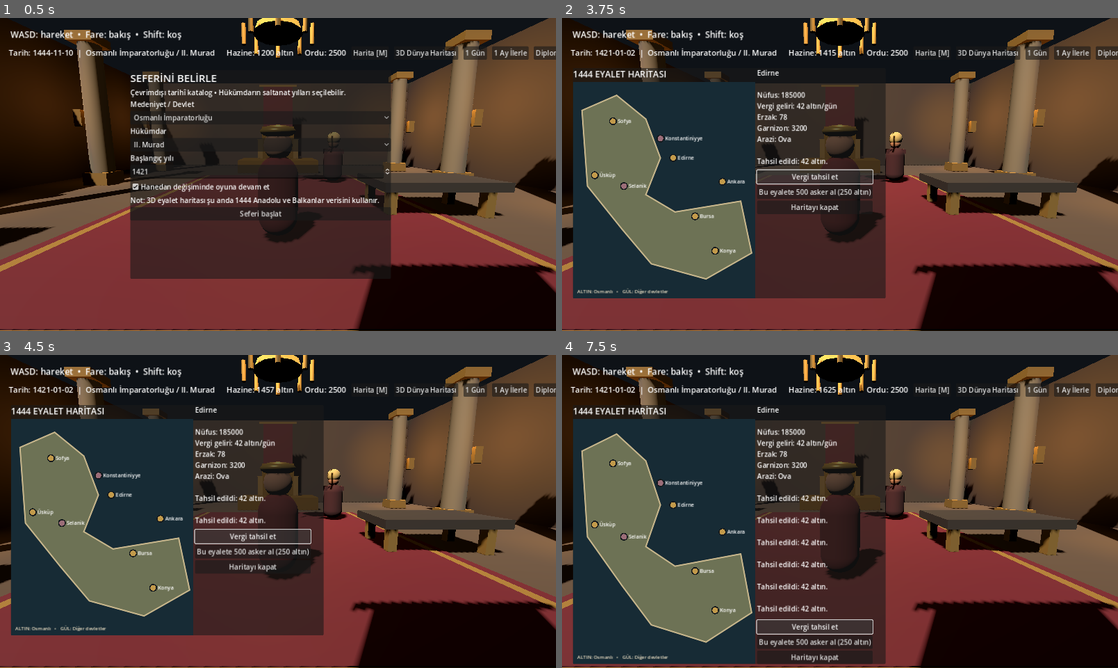
Above: before the commit, frames 1-4 (two rows, left to right).
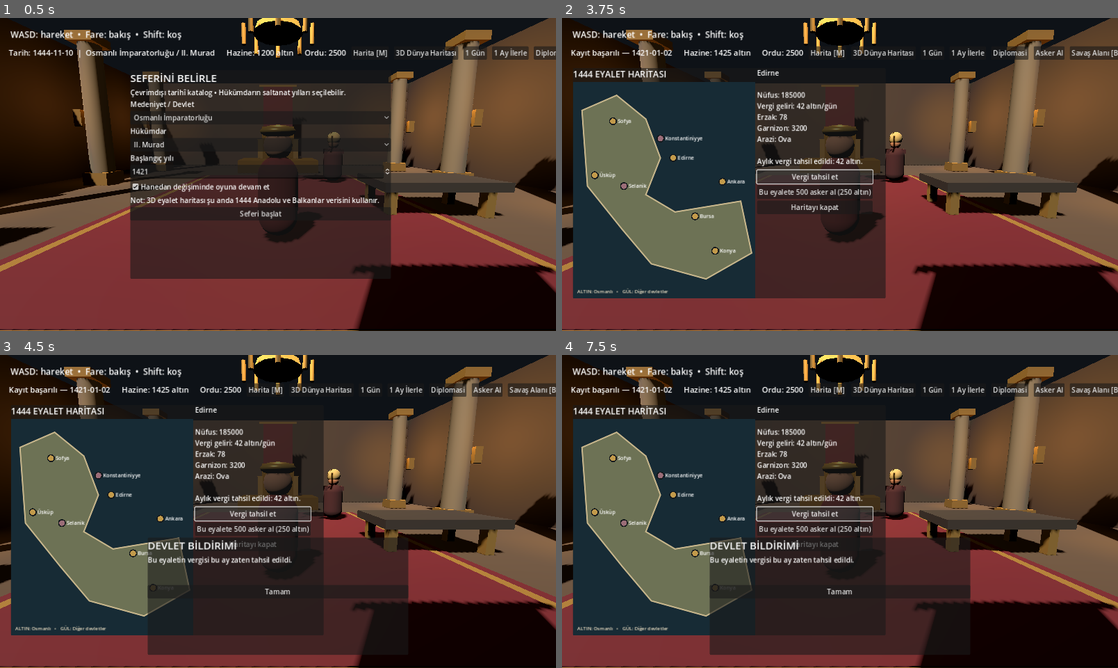
Above: after the commit, the same moments.

Repository: Yusuf-72/Chatgpt
Game: Godot game, scene res://scenes/palace.tscn
The game is run twice, just before and just after one commit, with the same random seed, the same clock (stepped at 60 frames per second) and the same inputs.
Inputs:
- Up to frame 1 (0.5 s): no input
- Up to frame 2 (3.75 s): click "1 Gün" at 0.5 s; click "Seferi başlat" at 1.25 s; click "1 Gün" at 2 s; click "Harita [M]" at 2.75 s; click "Vergi tahsil et" at 3.5 s
- Up to frame 3 (4.5 s): click "Vergi tahsil et" at 4.25 s
- Up to frame 4 (7.5 s): click "Vergi tahsil et" at 5 s; click "Vergi tahsil et" at 5.75 s; click "Vergi tahsil et" at 6.5 s; click "Vergi tahsil et" at 7.25 s

Frame 1 is identical in both runs. In frame 2, 1.7% of the frame differs, in the area x 1-100%, y 8-48%; in frame 3, 15%; in frame 4, 22%, in the area x 1-100%, y 8-99%.

Commit message:
Prevent repeated tax collection and make daily income realm-aware

Diff:
--- a/godot/scripts/palace_manager.gd
+++ b/godot/scripts/palace_manager.gd
@@ -314,7 +314,8 @@
 		"ended": false,
 		"battles_won": 0,
 		"battles_lost": 0,
-		"sieges_won": 0
+		"sieges_won": 0,
+		"tax_collected": {}
 	}
 	panel.visible = false
 	if succession_panel:
@@ -546,10 +547,28 @@
 func _collect_tax() -> void:
 	if selected_province.is_empty():
 		return
+	var realm_id := str(SaveManager.campaign.get("realm_id", "ottoman"))
+	if str(selected_province.get("realm", "")) != realm_id:
+		_show_notice("Bu eyalet senin devletine bağlı değil. Vergi tahsil edemezsin.")
+		return
+	var current_date := str(SaveManager.campaign.get("date", "1444-01-01"))
+	var month_key := current_date.substr(0, 7)
+	var province_id := str(selected_province.get("id", ""))
+	var collected: Dictionary = SaveManager.campaign.get("tax_collected", {})
+	var province_months: Dictionary = collected.get(province_id, {})
+	if str(province_months.get(month_key, "")) == "yes":
+		_show_notice("Bu eyaletin vergisi bu ay zaten tahsil edildi.")
+		return
 	var income := int(selected_province.get("tax", 0))
+	if income <= 0:
+		return
 	SaveManager.campaign["treasury"] = int(SaveManager.campaign.get("treasury", 0)) + income
+	province_months[month_key] = "yes"
+	collected[province_id] = province_months
+	SaveManager.campaign["tax_collected"] = collected
 	_refresh_campaign_hud()
-	map_detail.text += "\n\nTahsil edildi: %d altın." % income
+	map_detail.text += "\n\nAylık vergi tahsil edildi: %d altın." % income
+	_save_game()
 
 func _advance_day() -> void:
 	if bool(SaveManager.campaign.get("ended", false)):
@@ -558,9 +577,10 @@
 	var stamp := Time.get_unix_time_from_datetime_dict(current) + 86400
 	var next_date := Time.get_datetime_dict_from_unix_time(stamp)
 	SaveManager.campaign["date"] = "%04d-%02d-%02d" % [next_date.year, next_date.month, next_date.day]
-	var daily_income := 0
+	var daily_income := 10
+	var realm_id := str(SaveManager.campaign.get("realm_id", "ottoman"))
 	for province in provinces:
-		if province.get("realm") == "ottoman":
+		if str(province.get("realm", "")) == realm_id:
 			daily_income += int(province.get("tax", 0))
 	daily_income += int(SaveManager.campaign.get("trade_income", 0))
 	SaveManager.campaign["treasury"] = int(SaveManager.campaign.get("treasury", 0)) + daily_income
